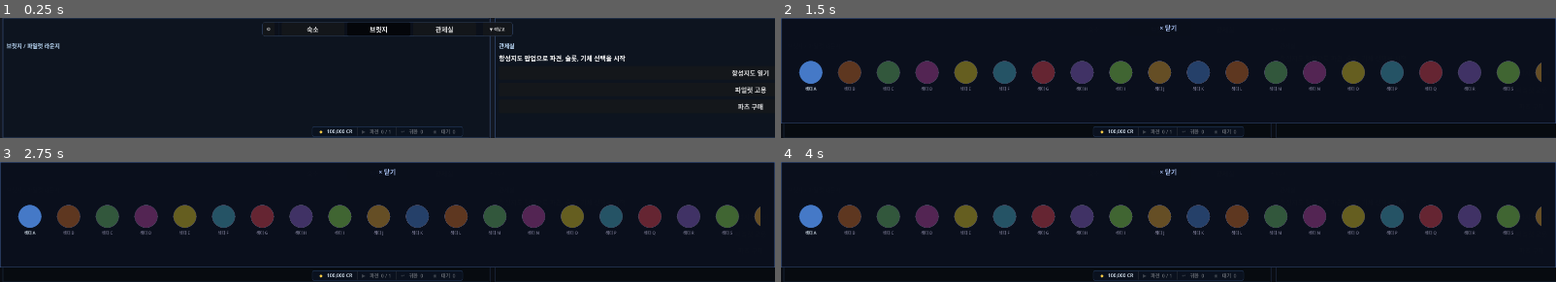
Above: before the commit, frames 1-4 (two rows, left to right).
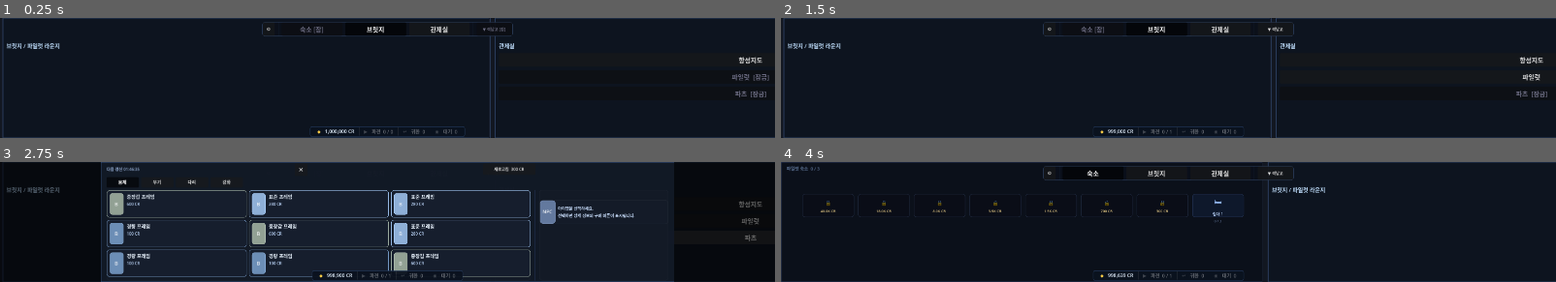
Above: after the commit, the same moments.

Repository: havergooday/dockclicker
Game: Godot game, scene res://scenes/main/main.tscn
Same seed, same stepped clock (60 frames per second), same inputs: the game is played once before the commit and once after it.
Inputs (mouse positions are in pixels of both pictures, inside the frame that each line leads up to):
- Up to frame 1 (0.25 s): no input
- Up to frame 2 (1.5 s): click (1532, 73) at 0.5 s, where only the run before the commit has a clickable "항성지도 열기"; click (1532, 60) at 1.25 s, where only the run after the commit has a clickable "항성지도"
- Up to frame 3 (2.75 s): click (751, 234) at 2 s, where only the run before the commit has a clickable "파일럿 고용"
- Up to frame 4 (4 s): click (1532, 250) at 2.75 s, where only the run before the commit has a clickable "파츠 구매"; click (1091, 172) at 3.5 s, where only the run before the commit has a clickable "숙소"

The runs differ from the first frame. In frame 1, 2.0% of the frame differs, in the area x 38-100%, y 6-100%; in frame 2, 13%; in frame 3, 22%, in the area x 0-100%, y 0-100%; in frame 4, 13%.

Commit message:
feat: 단계별 기능 해금 시스템 — 버튼 클릭 즉시 해금
PC 터미널(100 CR) · 숙소(300 CR) · 공작실·파일럿(1,000 CR) 세 단계로
콘텐츠를 잠금, 잠긴 버튼 클릭 한 번으로 즉시 해금 후 해당 팝업·구역 진입.
숙소 탭·격납고 덱 버튼도 동일 방식으로 처리.
베이 0·침대 0 초기값을 전체 잠금으로 변경하고 각 기능 해금 시 자동 활성.
행성 상세 닫기 시 취소/출격 팝업 미닫힘 버그도 함께 수정.

Co-Authored-By: Claude Sonnet 4.6 <noreply@anthropic.com>

Diff:
--- a/scripts/autoload/game_state.gd
+++ b/scripts/autoload/game_state.gd
@@ -1,7 +1,7 @@
 extends Node
 
 var hangar_preselect_slot: int = -1
-var total_credits: int = 100000
+var total_credits: int = 1000000
 var pending_credits: int = 0
 var player_status: String = "idle"  # idle / on_mission / returned
 var click_damage: int = 1
@@ -15,6 +15,17 @@
 const AUTO_ATTACK_COST := 800
 var unlocked_planets: Array = ["sector_a"]
 var selected_planet: String = "sector_a"
+
+# ── 기능 해금 ─────────────────────────────────────────────────
+const FEATURE_DEFS: Array = [
+	{"id": "pc_terminal",    "name": "PC 터미널",       "desc": "파츠 구매 · 업그레이드",     "cost": 100},
+	{"id": "quarters",       "name": "숙소",             "desc": "침대 1개 · 파일럿 거주 공간", "cost": 300},
+	{"id": "pilot_workshop", "name": "공작실 · 파일럿", "desc": "머신 조립 · 파일럿 고용 · 격납고", "cost": 1000},
+]
+
+var unlocked_features: Array = []
+
+signal feature_unlocked(feature_id: String)
 var part_inventory: Array = []  # Array of {iid, type, tier}
 
 # ── 파일럿 ────────────────────────────────────────────────────
@@ -77,13 +88,23 @@
 	add_child(_dispatch)
 	_dispatch.auto_slot_changed.connect(func(i: int): auto_slot_changed.emit(i))
 	_dispatch.auto_dispatch_returned.connect(func(i: int): auto_dispatch_returned.emit(i))
+	feature_unlocked.connect(_on_feature_unlocked)
 	_init_quarters()
+
+func _on_feature_unlocked(feature_id: String) -> void:
+	if feature_id == "pilot_workshop" and _dispatch != null:
+		var slots: Array = _dispatch.auto_slots
+		if slots.size() > 0:
+			var s: DispatchManager.AutoSlot = slots[0]
+			if s.state == "locked":
+				s.state = "empty"
+				_dispatch.auto_slot_changed.emit(0)
 
 func _init_quarters() -> void:
 	quarters_beds.clear()
 	for i in MAX_BEDS:
 		quarters_beds.append({
-			"locked":       i > 0,
+			"locked":       true,
 			"unlock_cost":  BED_COSTS[i] if i < BED_COSTS.size() else 99999,
 			"slots":        ["", "", ""],   # 침대당 3 슬롯
 		})
@@ -175,6 +196,33 @@
 	credits_changed.emit(total_credits)
 	planet_unlocked.emit(planet_id)
 	return true
+
+func is_feature_unlocked(feature_id: String) -> bool:
+	return feature_id in unlocked_features
+
+func unlock_feature(feature_id: String) -> bool:
+	if is_feature_unlocked(feature_id):
+		return false
+	var def := _get_feature_def(feature_id)
+	if def.is_empty():
+		return false
+	var cost: int = int(def["cost"])
+	if total_credits < cost:
+		return false
+	total_credits -= cost
+	unlocked_features.append(feature_id)
+	if feature_id == "quarters":
+		quarters_beds[0]["locked"] = false
+		quarters_changed.emit()
+	credits_changed.emit(total_credits)
+	feature_unlocked.emit(feature_id)
+	return true
+
+func _get_feature_def(feature_id: String) -> Dictionary:
+	for f in FEATURE_DEFS:
+		if str(f["id"]) == feature_id:
+			return f
+	return {}
 
 # ── 클릭 데미지 강화 ──────────────────────────────────────────
 
--- a/scripts/autoload/save_manager.gd
+++ b/scripts/autoload/save_manager.gd
@@ -12,6 +12,7 @@
 	GameState.pilot_status_changed.connect(func(_id): save())
 	GameState.board_refreshed.connect(func(): save())
 	GameState.quarters_changed.connect(func(): save())
+	GameState.feature_unlocked.connect(func(_id: String): save())
 
 # ── 저장 ─────────────────────────────────────────────────────────
 
@@ -38,6 +39,7 @@
 		"board_last_day":      GameState.board_last_day,
 		"board_refresh_count": GameState.board_refresh_count,
 		"quarters_beds":       _serialize_quarters(),
+		"unlocked_features":   GameState.unlocked_features.duplicate(),
 	}
 	var file := FileAccess.open(SAVE_PATH, FileAccess.WRITE)
 	if file == null:
@@ -73,6 +75,8 @@
 	GameState.combo_level          = int(d.get("combo_level",          0))
 	GameState.selected_planet      = str(d.get("selected_planet",      "sector_a"))
 	GameState.unlocked_planets     = (d.get("unlocked_planets", ["sector_a"]) as Array).duplicate()
+	var feat_raw = d.get("unlocked_features", [])
+	GameState.unlocked_features = (feat_raw as Array).duplicate() if feat_raw is Array else []
 
 	GameState.part_inventory.clear()
 	if d.has("part_inventory"):
--- a/scripts/dispatch/dispatch_manager.gd
+++ b/scripts/dispatch/dispatch_manager.gd
@@ -81,14 +81,9 @@
 		hg.locked = g > 0  # 격납고 0만 기본 해금
 		hg.unlock_cost = HANGAR_COSTS[g]
 		hangar_groups.append(hg)
-		# 격납고 0의 첫 베이(g*4+0)는 기본 오픈, 나머지는 잠금
+		# 모든 베이는 잠금 시작. pilot_workshop 해금 시 첫 베이(0) 자동 오픈
 		for b in 4:
-			var slot: AutoSlot
-			if g == 0 and b == 0:
-				slot = AutoSlot.make_empty(g)
-			else:
-				slot = AutoSlot.make_locked(BAY_COSTS[b] if b > 0 else BAY_COSTS[0], g)
-			auto_slots.append(slot)
+			auto_slots.append(AutoSlot.make_locked(BAY_COSTS[b] if b > 0 else 0, g))
 
 # ── 타이머 ────────────────────────────────────────────────────
 
--- a/scripts/ui/ship_canvas.gd
+++ b/scripts/ui/ship_canvas.gd
@@ -36,6 +36,9 @@
 var _options_popup: Control = null
 var _options_panel: PanelContainer = null
 var _nav_buttons: Dictionary = {}
+var _hire_btn: Button = null
+var _parts_btn: Button = null
+var _canvas_toast: Label = null
 
 
 func _ready() -> void:
@@ -75,6 +78,13 @@
 	_build_nav_bar()
 	_build_popups()
 	_build_options_popup()
+	_build_canvas_toast()
+	call_deferred("_refresh_control_buttons")
+	call_deferred("_refresh_nav_buttons")
+	GameState.feature_unlocked.connect(func(_id: String):
+		_refresh_control_buttons()
+		_refresh_nav_buttons()
+	)
 
 
 func _build_background() -> void:
@@ -135,6 +145,7 @@
 	_nav_buttons.clear()
 	for item in NAV_ITEMS:
 		var zone_x := float(item["x"])
+		var zone_id := str(item["id"])
 		var btn := Button.new()
 		btn.text = str(item["label"])
 		btn.custom_minimum_size = Vector2(0, 26)
@@ -142,10 +153,17 @@
 		btn.toggle_mode = true
 		btn.button_group = nav_group
 		btn.pressed.connect(func():
+			if not _can_navigate_to_zone(zone_id):
+				if zone_id == "quarters":
+					if GameState.unlock_feature("quarters"):
+						_scroll_to_zone(zone_x)
+					else:
+						_show_canvas_toast("크레딧 부족 (300 CR 필요)")
+				return
 			_scroll_to_zone(zone_x)
 		)
 		row.add_child(btn)
-		_nav_buttons[str(item["id"])] = btn
+		_nav_buttons[zone_id] = btn
 
 	if _nav_buttons.has("bridge"):
 		_nav_buttons["bridge"].button_pressed = true
@@ -160,9 +178,17 @@
 	# 데크 전환 버튼
 	_deck_btn = Button.new()
 	_deck_btn.text = "▼ 격납고"
-	_deck_btn.custom_minimum_size = Vector2(72, 26)
+	_deck_btn.custom_minimum_size = Vector2(88, 26)
 	_deck_btn.add_theme_font_size_override("font_size", 10)
-	_deck_btn.pressed.connect(func(): _snap_to_deck(1 - _current_deck))
+	_deck_btn.pressed.connect(func():
+		if not GameState.is_feature_unlocked("pilot_workshop"):
+			if GameState.unlock_feature("pilot_workshop"):
+				_snap_to_deck(1 - _current_deck)
+			else:
+				_show_canvas_toast("크레딧 부족 (1,000 CR 필요)")
+			return
+		_snap_to_deck(1 - _current_deck)
+	)
 	row.add_child(_deck_btn)
 
 
@@ -230,28 +256,39 @@
 	var body := zone.get_node("ZoneRoot/Body") as VBoxContainer
 	body.add_theme_constant_override("separation", 8)
 
-	var intro := Label.new()
-	intro.text = "항성지도 팝업으로 파견, 슬롯, 기체 선택을 시작"
-	intro.autowrap_mode = TextServer.AUTOWRAP_WORD_SMART
-	body.add_child(intro)
-
 	var star_btn := Button.new()
-	star_btn.text = "항성지도 열기"
+	star_btn.text = "항성지도"
 	star_btn.custom_minimum_size = Vector2(0, 34)
 	star_btn.pressed.connect(func(): _open_star_map())
 	body.add_child(star_btn)
 
 	var hire_btn := Button.new()
-	hire_btn.text = "파일럿 고용"
 	hire_btn.custom_minimum_size = Vector2(0, 34)
-	hire_btn.pressed.connect(func(): _open_shop())
+	hire_btn.pressed.connect(func():
+		if not GameState.is_feature_unlocked("pilot_workshop"):
+			if GameState.unlock_feature("pilot_workshop"):
+				_open_shop()
+			else:
+				_show_canvas_toast("크레딧 부족 (1,000 CR 필요)")
+			return
+		_open_shop()
+	)
 	body.add_child(hire_btn)
+	_hire_btn = hire_btn
 
 	var parts_btn := Button.new()
-	parts_btn.text = "파츠 구매"
 	parts_btn.custom_minimum_size = Vector2(0, 34)
-	parts_btn.pressed.connect(func(): _open_parts_shop())
+	parts_btn.pressed.connect(func():
+		if not GameState.is_feature_unlocked("pc_terminal"):
+			if GameState.unlock_feature("pc_terminal"):
+				_open_parts_shop()
+			else:
+				_show_canvas_toast("크레딧 부족 (100 CR 필요)")
+			return
+		_open_parts_shop()
+	)
 	body.add_child(parts_btn)
+	_parts_btn = parts_btn
 
 
 func _make_zone_base(x_start: float, x_end: float, title: String) -> Control:
@@ -672,3 +709,67 @@
 		if is_instance_valid(popup) and popup.visible:
 			if popup.has_method("close_popup"): popup.call("close_popup")
 			else: popup.hide()
+
+
+func _can_navigate_to_zone(zone_id: String) -> bool:
+	match zone_id:
+		"quarters": return GameState.is_feature_unlocked("quarters")
+		_: return true
+
+
+func _refresh_control_buttons() -> void:
+	if is_instance_valid(_hire_btn):
+		var locked := not GameState.is_feature_unlocked("pilot_workshop")
+		_hire_btn.modulate = Color(0.50, 0.50, 0.60) if locked else Color(1, 1, 1)
+		_hire_btn.text = "파일럿  [잠금]" if locked else "파일럿"
+	if is_instance_valid(_parts_btn):
+		var locked := not GameState.is_feature_unlocked("pc_terminal")
+		_parts_btn.modulate = Color(0.50, 0.50, 0.60) if locked else Color(1, 1, 1)
+		_parts_btn.text = "파츠  [잠금]" if locked else "파츠"
+
+
+func _refresh_nav_buttons() -> void:
+	var q_locked := not GameState.is_feature_unlocked("quarters")
+	if _nav_buttons.has("quarters"):
+		var btn: Button = _nav_buttons["quarters"]
+		btn.modulate = Color(0.50, 0.50, 0.60) if q_locked else Color(1, 1, 1)
+		btn.text = "숙소 [잠]" if q_locked else "숙소"
+	if is_instance_valid(_deck_btn):
+		var h_locked := not GameState.is_feature_unlocked("pilot_workshop")
+		_deck_btn.modulate = Color(0.50, 0.50, 0.60) if h_locked else Color(1, 1, 1)
+		if h_locked:
+			_deck_btn.text = "▼ 격납고 [잠]"
+		else:
+			_update_deck_indicator()
+
+
+
+
+
+
+func _build_canvas_toast() -> void:
+	_canvas_toast = Label.new()
+	_canvas_toast.visible = false
+	_canvas_toast.anchor_left   = 0.5
+	_canvas_toast.anchor_top    = 1.0
+	_canvas_toast.anchor_right  = 0.5
+	_canvas_toast.anchor_bottom = 1.0
+	_canvas_toast.offset_left   = -200.0
+	_canvas_toast.offset_right  =  200.0
+	_canvas_toast.offset_top    = -52.0
+	_canvas_toast.offset_bottom = -16.0
+	_canvas_toast.horizontal_alignment = HORIZONTAL_ALIGNMENT_CENTER
+	_canvas_toast.autowrap_mode = TextServer.AUTOWRAP_WORD_SMART
+	_canvas_toast.add_theme_font_size_override("font_size", 11)
+	_canvas_toast.modulate = Color(1.0, 0.85, 0.50)
+	add_child(_canvas_toast)
+
+
+func _show_canvas_toast(msg: String) -> void:
+	if not is_instance_valid(_canvas_toast):
+		return
+	_canvas_toast.text = msg
+	_canvas_toast.visible = true
+	var tween := create_tween()
+	tween.tween_interval(2.2)
+	tween.tween_callback(func(): _canvas_toast.visible = false)
--- a/scripts/ui/star_map_popup.gd
+++ b/scripts/ui/star_map_popup.gd
@@ -638,6 +638,9 @@
 
 func _deselect_planet() -> void:
 	_planet_detail_mode = false
+	if _confirm_panel.visible:
+		_confirm_panel.visible = false
+		_pending_dispatch = Callable()
 	if _bay_select_mode:
 		_bay_select_mode = false
 		_bay_panel_dragging = false
Not shown, changed: docs/implemented-features.md
